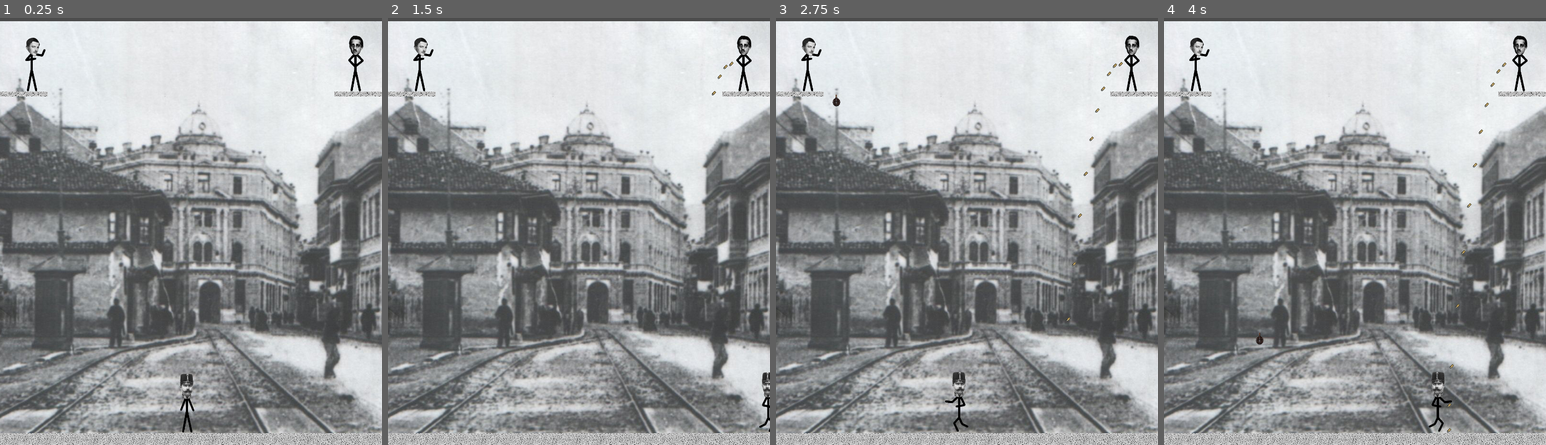
Above: before the commit, frames 1-4 (left to right).
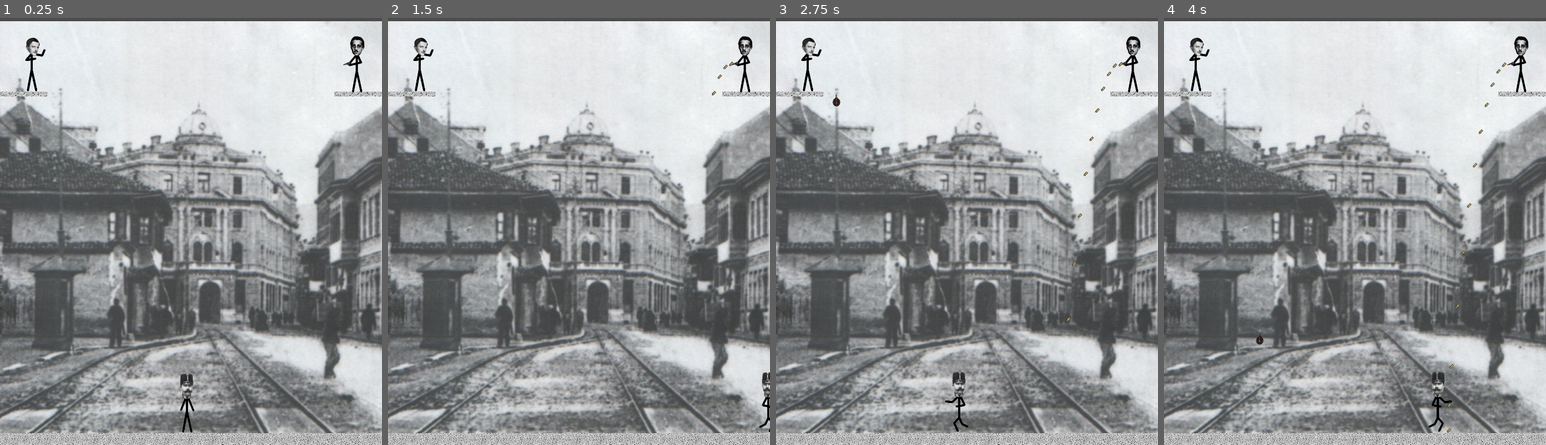
Above: after the commit, the same moments.

Repository: MrAstorii/Zadanie01
Game: Godot game, scene res://Świat.tscn
The game is run twice, just before and just after one commit, with the same random seed, the same clock (stepped at 60 frames per second) and the same inputs. The project has no main scene, so this scene is started directly.
Inputs:
- Up to frame 1 (0.25 s): no input
- Up to frame 2 (1.5 s): hold Right (ui_right) from 0.53 s (still down); tap Space (ui_select) at 0.77 s
- Up to frame 3 (2.75 s): tap Space (ui_select) at 1.52 s; release Right (ui_right) at 2.03 s; hold Left (ui_left) from 2.03 s (still down)
- Up to frame 4 (4 s): release Left (ui_left) at 2.78 s; hold Right (ui_right) from 2.78 s (still down); tap Space (ui_select) at 3.02, 3.77 s

The runs differ from the first frame. In frame 1, 0.3% of the frame differs, in the area x 89-96%, y 4-18%; in frame 2, 0.3%; in frame 3, 0.3%; in frame 4, 0.3%.

Commit message:
Update Świat.tscn

Diff:
--- a/Zadanie01/Świat.tscn
+++ b/Zadanie01/Świat.tscn
@@ -308,6 +308,7 @@
 [node name="AnimatedSprite" type="AnimatedSprite" parent="GP"]
 scale = Vector2( 0.6, 0.6 )
 frames = SubResource( 2 )
+frame = 1
 playing = true
 
 [node name="CollisionShape2D" type="CollisionShape2D" parent="GP"]
@@ -320,6 +321,7 @@
 
 [node name="Muzyka" type="AudioStreamPlayer2D" parent="."]
 stream = ExtResource( 10 )
+autoplay = true
 
 [node name="StartTimer" type="Timer" parent="."]
 wait_time = 2.0
